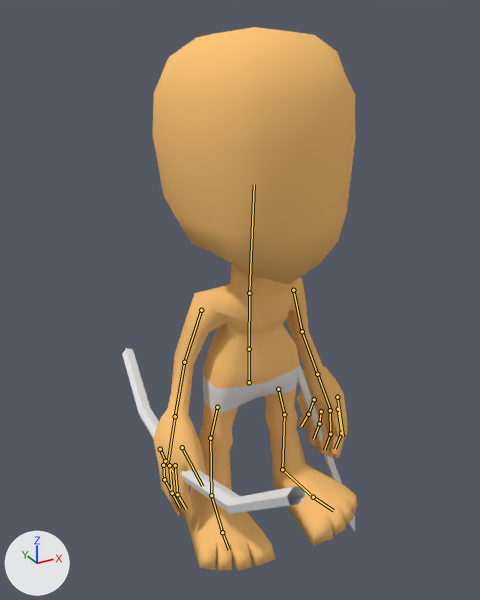
An edit to the Blender file Assets/ReferencedData/Client/Meshes/Models/HumanMale.blend, drawn before and after from the same camera.
Both versions are drawn from a 50 mm lens placed at (-1.1, -1.9, 1.87), pointed at (-0.01, 0.07, 0.88). The lights are fixed; the arrows at lower left show +X, +Y and +Z. Both versions are drawn at frame 1 of the action 'Idle'; the numbers are the values there. The bones that bend it are drawn over the model as lines.

Objects in the first picture: 'ExampleShield', 'ExampleWeapon', 'SkinMesh'.
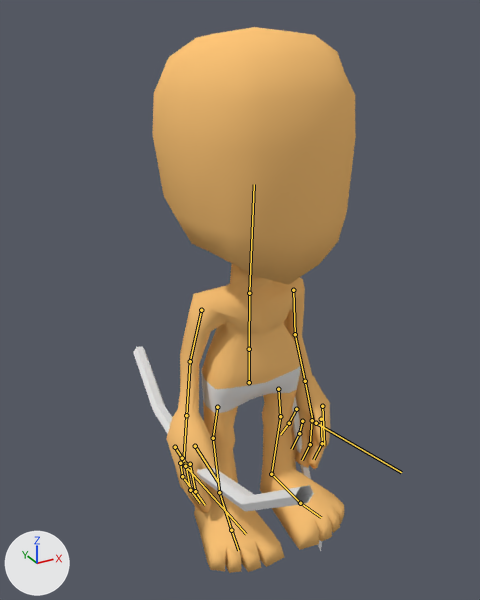
Location of each change, [x1, y1, x2, y2] in pixels of the pictures (480 x 600 px):
'SkinMesh', posed
    before: [153, 27, 358, 571]
    after: [153, 27, 356, 573]
'ExampleWeapon', posed
    before: [122, 348, 306, 514]
    after: [133, 347, 314, 511]
'ExampleShield', posed
    before: [297, 365, 355, 531]
    after: [292, 397, 322, 551]
bone 'LeftShoulder', root to tip
    before: (293, 290) to (302, 331)
    after: (293, 290) to (295, 334)
bone 'RightShoulder', root to tip
    before: (201, 310) to (184, 362)
    after: (201, 310) to (190, 361)
bone 'LeftLeg', root to tip
    before: (278, 389) to (284, 414)
    after: (278, 389) to (280, 416)
bone 'RightLeg', root to tip
    before: (217, 407) to (210, 438)
    after: (217, 407) to (213, 438)
bone 'RightFeet.001', root to tip
    before: (222, 532) to (229, 550)
    after: (231, 530) to (238, 550)

The edits, one by one:
Bone 'LeftShoulder' (bone_leftshoulder) turns from (-72, 8, 0) to (-81, 8, -1) degrees about its own x, y and z.
Bone 'RightShoulder' (bone_rightshoulder) turns from (-73, -8, 1) to (-80, -8, 2) degrees about its own x, y and z.
Bone 'LeftLeg' (bone_leftleg) turns from (0, 0, 0) to (0, 0, 8) degrees about its own x, y and z.
Bone 'RightLeg' (bone_rightleg) turns from (0, 0, 0) to (0, 0, -5) degrees about its own x, y and z.
Bone 'RightFeet.001' (bone_rightfeet_001) turns from (7, 2, 0) to (0, 0, 0) degrees about its own x, y and z.
